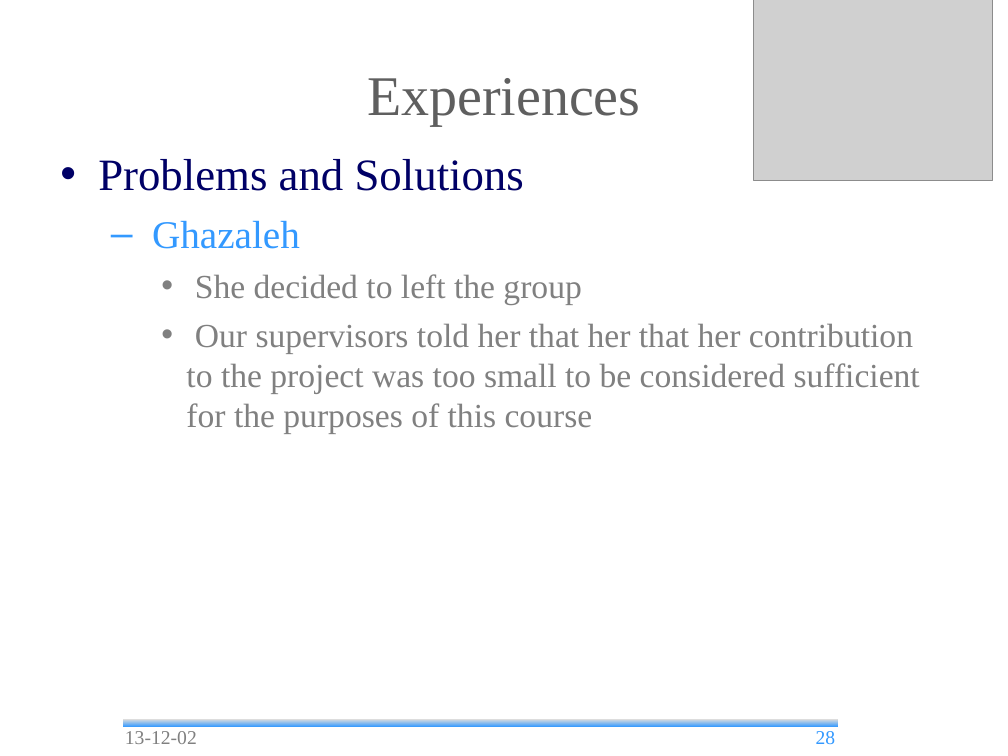
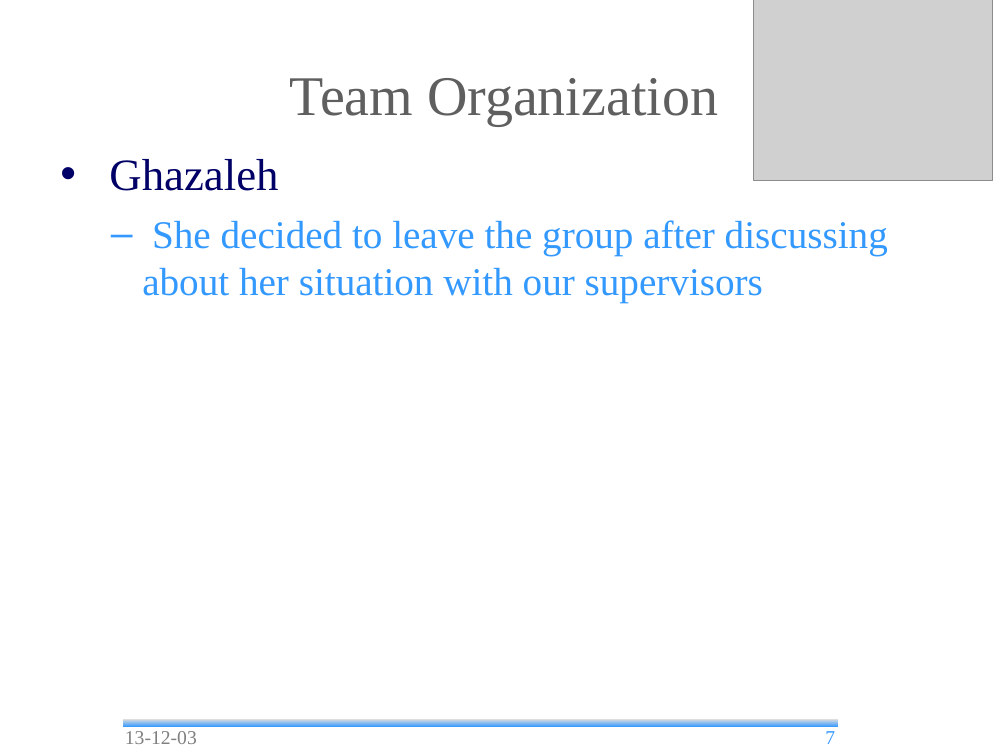
Before and after one commit to andrea-bottoli/DSD, a slide deck: slide 7 of Documentation/Presentations/Status_Report_2.odp (slide 28 before the commit). Drawn at 1008x756 pixels with LibreOffice and Linux fonts; fonts in the diff are those of the drawing; grey boxes stand for pictures; background and template pictures are left out. Boxes give left, top, right and bottom in pixels: in the first picture for what was removed or moved away, otherwise in the second. Text is boxed around its words. In the diff, an @@ line names an element or a change of style, - is before the commit and + after.

```diff
--- a/Documentation/Presentations/Status_Report_2.odp
+++ b/Documentation/Presentations/Status_Report_2.odp
@@ title at <box>290,78,718,126</box>: text changed @@
-Experiences
+Team Organization
@@ text at <box>98,159,524,191</box>: paragraph removed @@
-• Problems and Solutions
@@ text at <box>109,159,278,191</box>: size 28 to 32 pt, text colour #3399FF to #000066 in "Ghazaleh"; bullet – to •; list level 2 to 1 in "Ghazaleh"; bullet colour #3399FF to #000066 @@
@@ text at <box>142,220,888,303</box>: text changed; size 24 to 28 pt; text colour #808080 to #3399FF @@
-    • She decided to left the group
-    • Our supervisors told her that her that her contribution to the project was too small to be considered sufficient for the purposes of this course
+  – She decided to leave the group after discussing about her situation with our supervisors
@@ text at <box>125,731,197,744</box>: text changed @@
-13-12-02
+13-12-03
@@ page number at <box>825,731,835,744</box>: text changed @@
-28
+7
```
Also in this commit, not shown: 33 other slides changed, 1 slide added, 1 slide removed, 1 other file.
